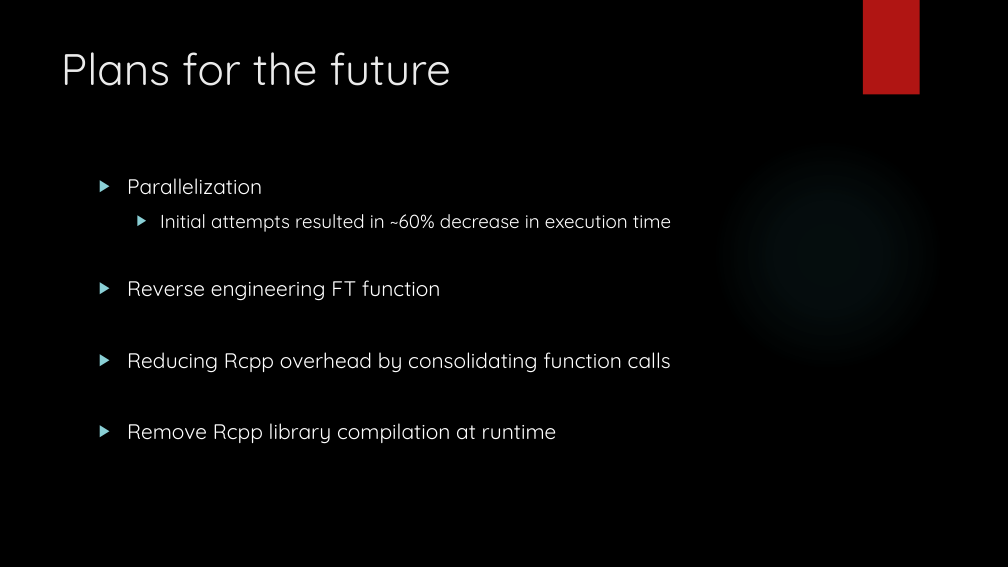
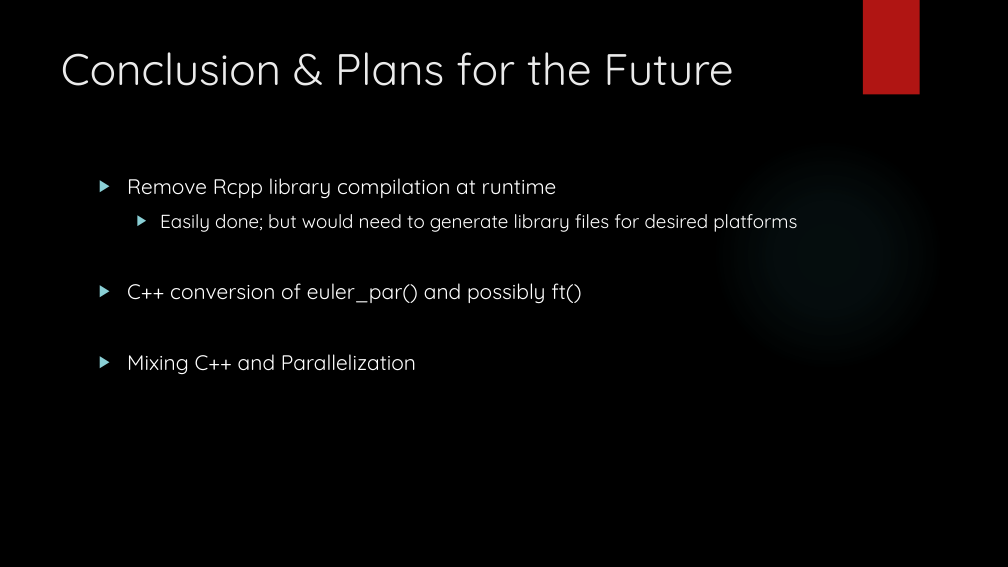
Before and after one commit to KWintermute/smp-project, a slide deck: slide 8 of se2presentation.pptx (slide 5 before the commit). Drawn at 1008x567 pixels with LibreOffice and Linux fonts; fonts in the diff are those of the drawing; background and template pictures are left out. Boxes give left, top, right and bottom in pixels: in the first picture for what was removed or moved away, otherwise in the second. Text is boxed around its words. In the diff, an @@ line names an element or a change of style, - is before the commit and + after.

Commit message:
Updated PowerPoint
Took into consideration the parallelization, minor other changes.

```diff
--- a/se2presentation.pptx
+++ b/se2presentation.pptx
@@ title at (61,52,734,86): text changed @@
-Plans for the future
+Conclusion & Plans for the Future
@@ text at (127,178,671,373): paragraphs removed @@
-▶ Parallelization
-  ▶ Initial attempts resulted in ~60% decrease in execution time
-▶ Reverse engineering FT function
-▶ Reducing Rcpp overhead by consolidating function calls
@@ text at (127,214,797,374): paragraphs added @@
+  ▶ Easily done; but would need to generate library files for desired platforms
+▶ C++ conversion of euler_par() and possibly ft()
+▶ Mixing C++ and Parallelization
```
Also in this commit, not shown: 6 slides added, 4 slides removed.
